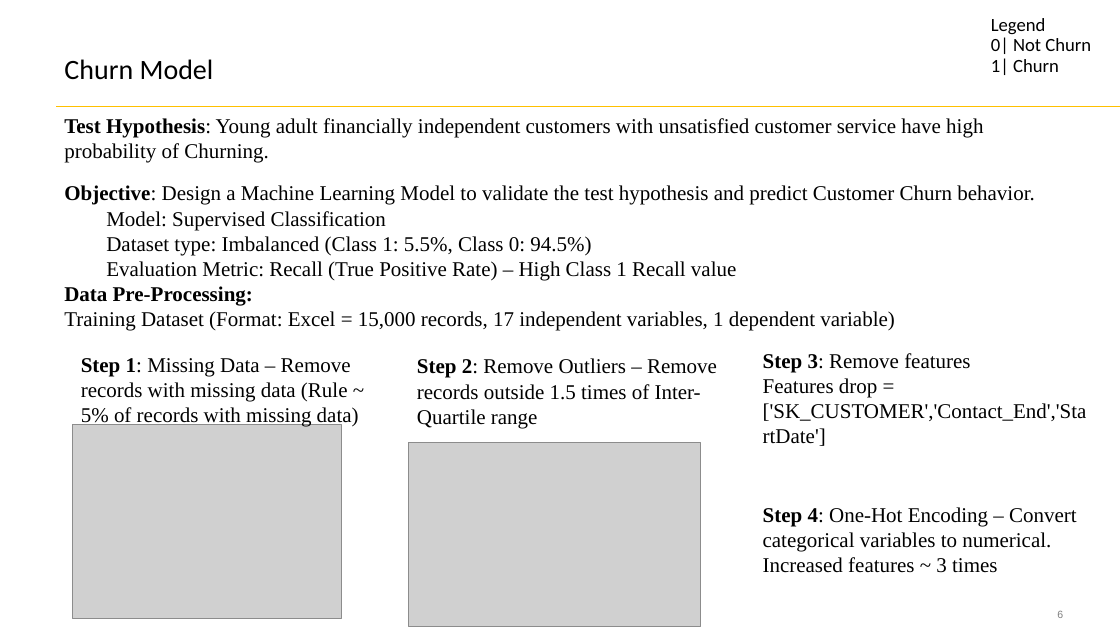
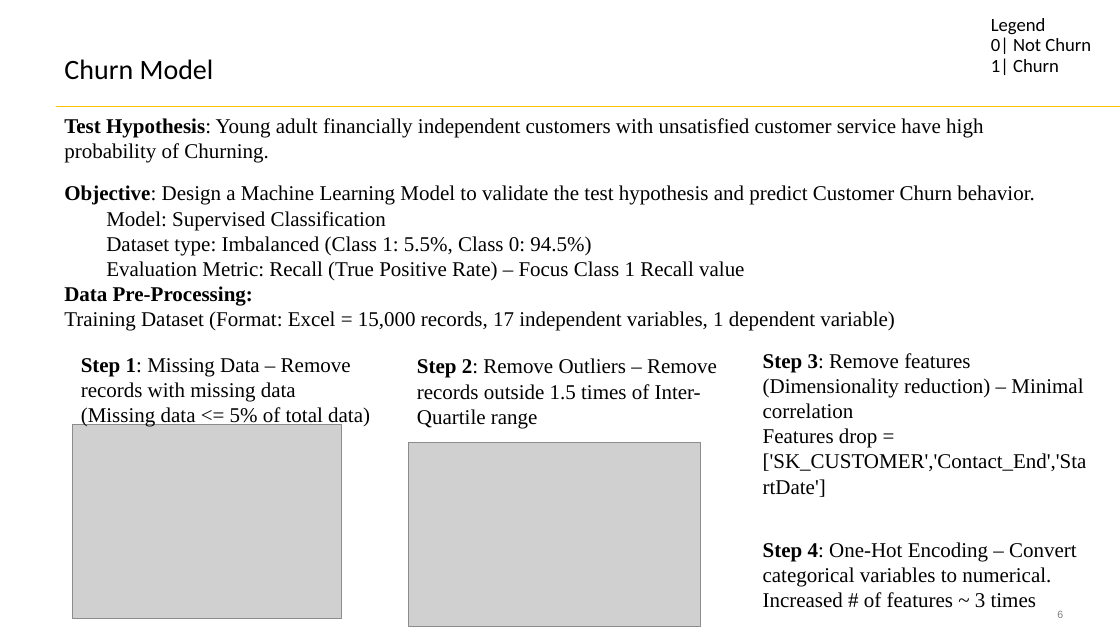
Before and after one commit to SahilM21/ChurnModelPresentation, a slide deck: slide 6 of Churn Model.pptx. Drawn at 1120x630 pixels with LibreOffice and Linux fonts; fonts in the diff are those of the drawing; grey boxes stand for pictures. Boxes give left, top, right and bottom in pixels: in the first picture for what was removed or moved away, otherwise in the second. Text is boxed around its words. In the diff, an @@ line names an element or a change of style, - is before the commit and + after.

```diff
--- a/Churn Model.pptx
+++ b/Churn Model.pptx
@@ text at [106,261,744,281]: text changed @@
-  Evaluation Metric: Recall (True Positive Rate) – High Class 1 Recall value
+  Evaluation Metric: Recall (True Positive Rate) – Focus Class 1 Recall value
@@ text at [81,358,370,427]: text changed @@
-Step 1: Missing Data – Remove records with missing data (Rule ~ 5% of records with missing data)
+Step 1: Missing Data – Remove records with missing data (Missing data <= 5% of total data)
@@ text at [763,353,1083,419]: text changed @@
-Step 3: Remove features
+Step 3: Remove features (Dimensionality reduction) – Minimal correlation
@@ text "Step 4: One-Hot Encoding – ...": place and size @@
-text "Step 4: One-Hot Encoding – ..." at [763,507,1077,573]
+text "Step 4: One-Hot Encoding – ..." at [763,542,1077,608]
@@ text at [763,592,1036,608]: text changed @@
-Increased features ~ 3 times
+Increased # of features ~ 3 times
```
Also in this commit, not shown: 6 other slides changed, 2 slides added, 1 other file.
